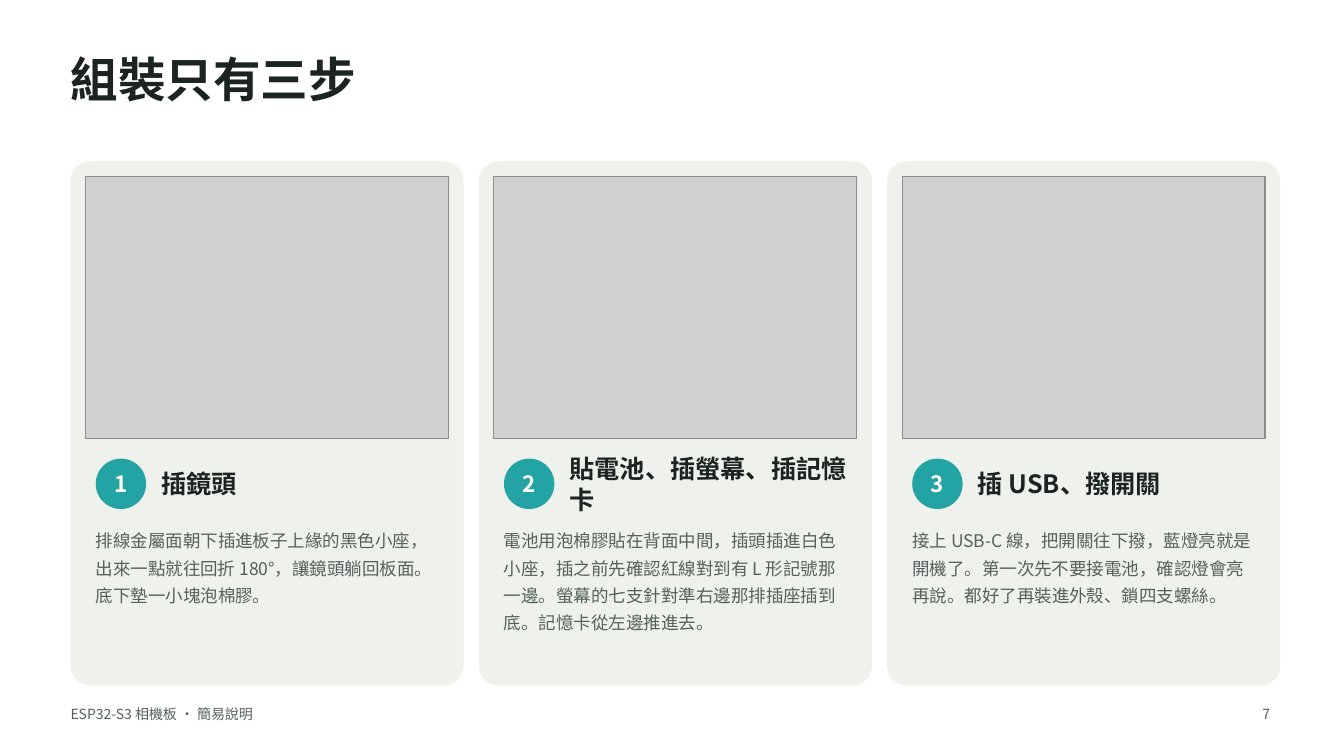
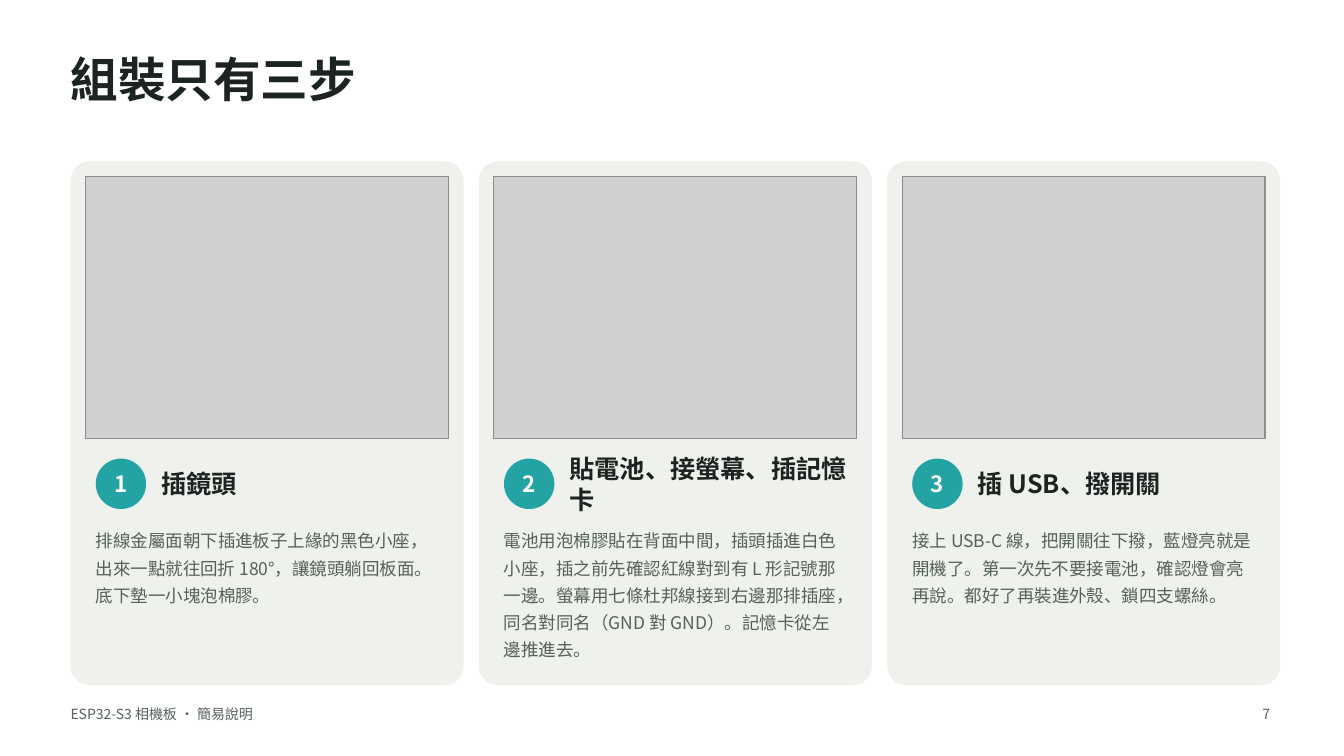
Before and after one commit to LCQIANN/esp32s3-camera, a slide deck: slide 7 of esp32s3-camera-v1.4-簡易版.pptx. Drawn at 1344x756 pixels with LibreOffice and Linux fonts; fonts in the diff are those of the drawing; grey boxes stand for pictures. Boxes give left, top, right and bottom in pixels: in the first picture for what was removed or moved away, otherwise in the second. Text is boxed around its words. In the diff, an @@ line names an element or a change of style, - is before the commit and + after.

```diff
--- a/esp32s3-camera-v1.4-簡易版.pptx
+++ b/esp32s3-camera-v1.4-簡易版.pptx
@@ text at [569, 456, 846, 512]: text changed @@
-貼電池、插螢幕、插記憶卡
+貼電池、接螢幕、插記憶卡
@@ text at [504, 532, 854, 658]: text changed @@
-電池用泡棉膠貼在背面中間，插頭插進白色小座，插之前先確認紅線對到有 L 形記號那一邊。螢幕的七支針對準右邊那排插座插到底。記憶卡從左邊推進去。
+電池用泡棉膠貼在背面中間，插頭插進白色小座，插之前先確認紅線對到有 L 形記號那一邊。螢幕用七條杜邦線接到右邊那排插座，同名對同名（GND 對 GND）。記憶卡從左邊推進去。
```
Also in this commit, not shown: 6 other slides changed, 5 other files.
